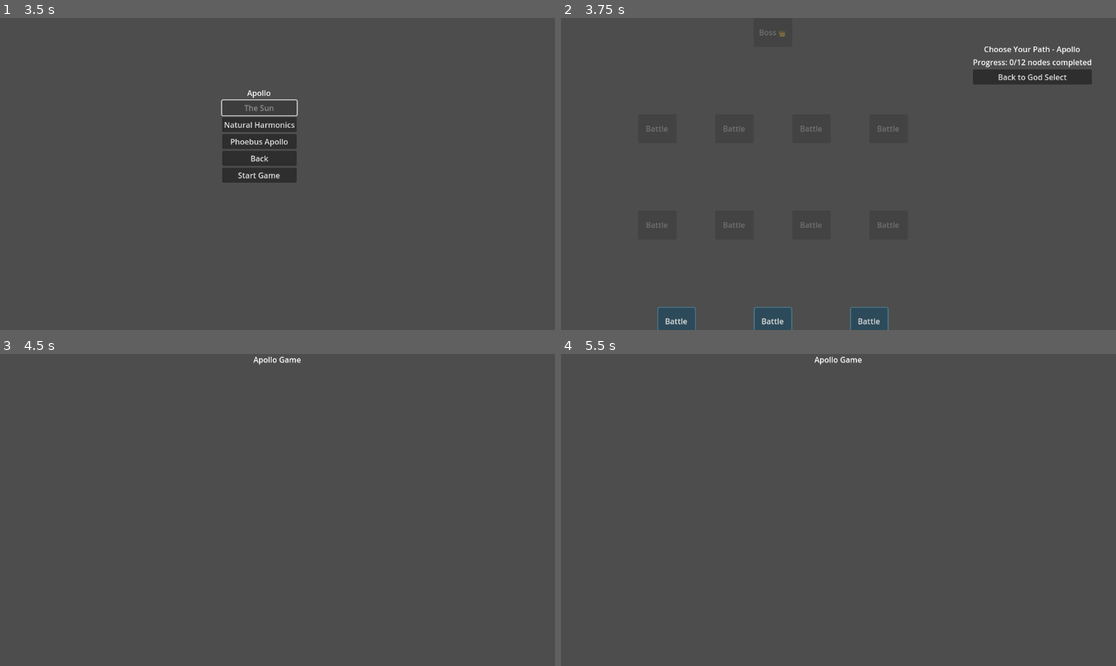
Above: before the commit, frames 1-4 (two rows, left to right).
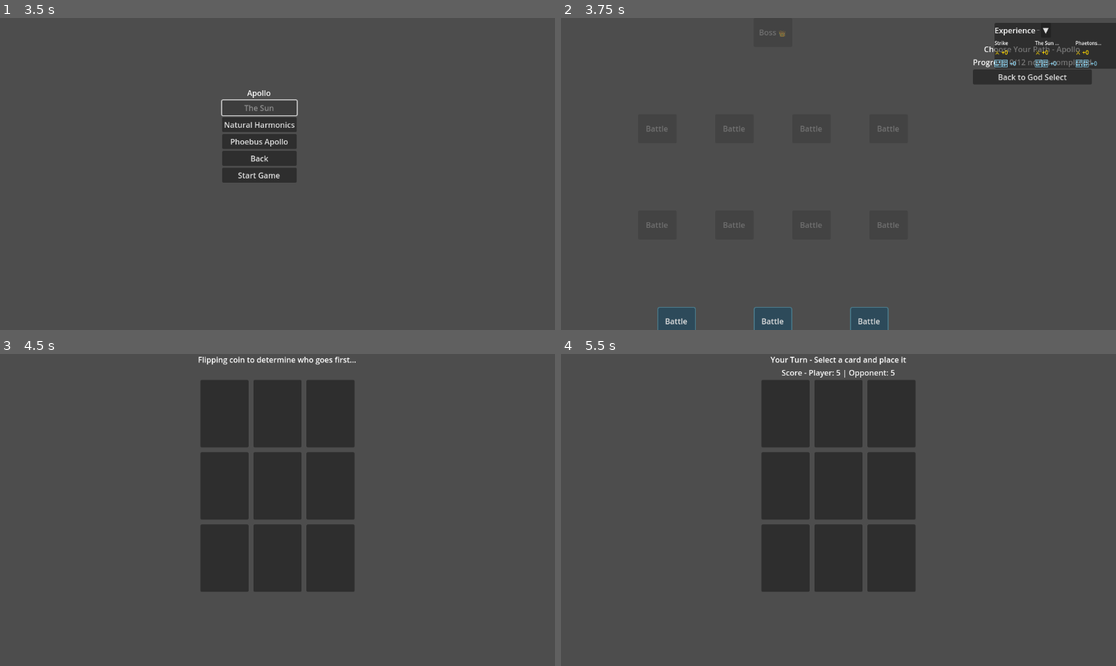
Above: after the commit, the same moments.

Repository: leslieharding/Mnemosyne
Game: Godot game, scene res://Scenes/MainMenu.tscn
Two runs of this game, one before a commit and one after it. Both use one fixed random seed, a clock stepped at 60 frames per second and the inputs below.
Inputs (mouse positions are in pixels of both pictures, inside the frame that each line leads up to):
- Up to frame 1 (3.5 s): click "New Game" at 0.5 s; click "New Game" at 1.25 s; click "Apollo" at 2 s; click "The Sun" at 2.75 s
- Up to frame 2 (3.75 s): click "Start Game" at 3.5 s
- Up to frame 3 (4.5 s): click "Battle" at 4.25 s
- Up to frame 4 (5.5 s): tap Enter (ui_accept) at 5, 5.27 s; move the mouse to (960, 494) at 5.02 s; hold Right (ui_right) from 5.03 s (still down); click (960, 494) at 5.17 s

Frame 1 is identical in both runs. In frame 2, 3.1% of the frame differs, in the area x 78-100%, y 1-17%; in frame 3, 17%; in frame 4, 17%, in the area x 36-64%, y 0-77%.
Error before the commit: Parse Error: Cannot find member "experience_updated" in base "RunExperienceTracker". (res://Scripts/exp_panel.gd:15)
Error after the commit: Invalid access to property or key 'experience_updated' on a base object of type 'null instance'. (res://Scripts/exp_panel.gd:15)

Commit message:
ssss
sss

Diff:
--- a/Scripts/apollo_game.gd
+++ b/Scripts/apollo_game.gd
@@ -251,13 +251,13 @@
 						if attacking_owner == Owner.PLAYER:
 							var card_collection_index = get_card_collection_index(grid_index)
 							if card_collection_index != -1:
-								RunExperienceTracker.add_capture_exp(card_collection_index, 10)
+								get_node("/root/RunExperienceTracker").add_capture_exp(card_collection_index, 10)
 					else:
 						# Defense successful - award defense exp if defending card is player's
 						if attacking_owner == Owner.OPPONENT and grid_ownership[adj_index] == Owner.PLAYER:
 							var defending_card_index = get_card_collection_index(adj_index)
 							if defending_card_index != -1:
-								RunExperienceTracker.add_defense_exp(defending_card_index, 5)
+								get_node("/root/RunExperienceTracker").add_defense_exp(defending_card_index, 5)
 
 	# Apply all captures
 	for captured_index in captures:
@@ -689,7 +689,7 @@
 		player_deck = apollo_collection.get_deck(deck_index)
 
 		# Initialize the experience tracker for this run
-		RunExperienceTracker.start_new_run(deck_card_indices)
+		get_node("/root/RunExperienceTracker").start_new_run(deck_card_indices)
 
 		# Set up experience panel
 		setup_experience_panel()
--- a/Scripts/exp_panel.gd
+++ b/Scripts/exp_panel.gd
@@ -12,7 +12,7 @@
 func _ready():
 	# Connect to the experience tracker
 	if RunExperienceTracker:
-		RunExperienceTracker.experience_updated.connect(_on_experience_updated)
+		get_node("/root/RunExperienceTracker").experience_updated.connect(_on_experience_updated)
 
 	# Connect collapse button
 	collapse_button.pressed.connect(_on_collapse_toggled)
@@ -76,7 +76,7 @@
 		return
 
 	var display = card_displays[card_index]
-	var exp_data = RunExperienceTracker.get_card_experience(card_index)
+	var exp_data = get_node("/root/RunExperienceTracker").get_card_experience(card_index)
 
 	# Update the appropriate label
 	var capture_label = display.get_node("VBoxContainer/CaptureExp")
@@ -102,7 +102,7 @@
 
 	# Update title with total exp when collapsed
 	if is_collapsed:
-		var totals = RunExperienceTracker.get_total_experience()
+		var totals = get_node("/root/RunExperienceTracker").get_total_experience()
 		title_label.text = "Experience (⚔️ " + str(totals["capture_exp"]) + " | 🛡️ " + str(totals["defense_exp"]) + ")"
 	else:
 		title_label.text = "Experience"
